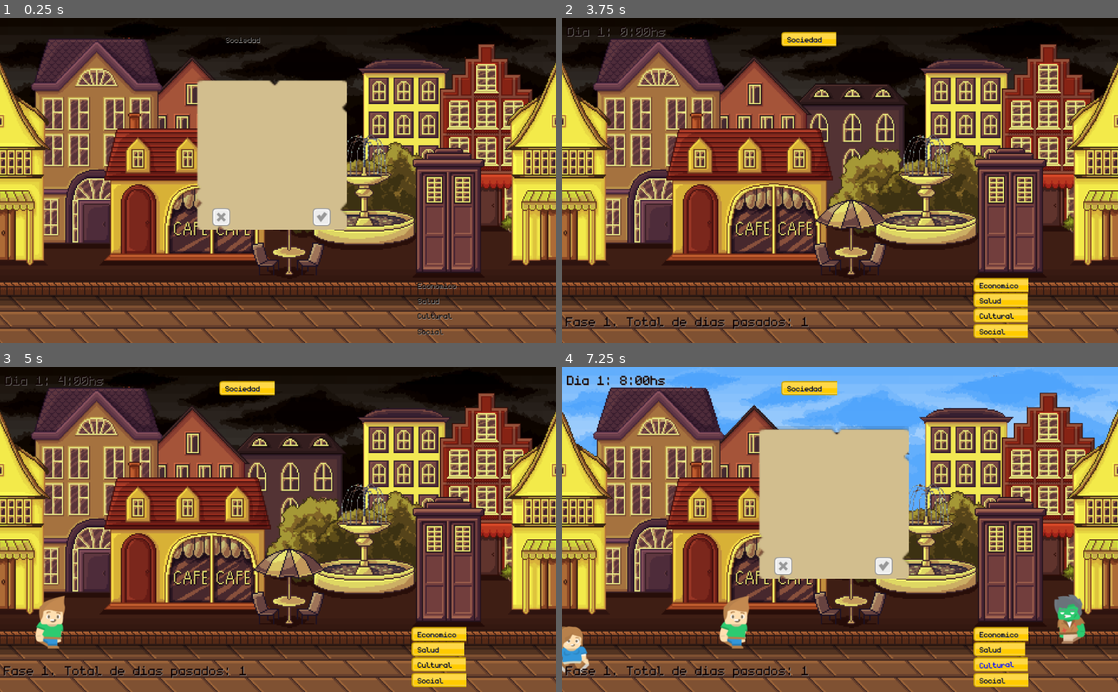
Above: before the commit, frames 1-4 (two rows, left to right).
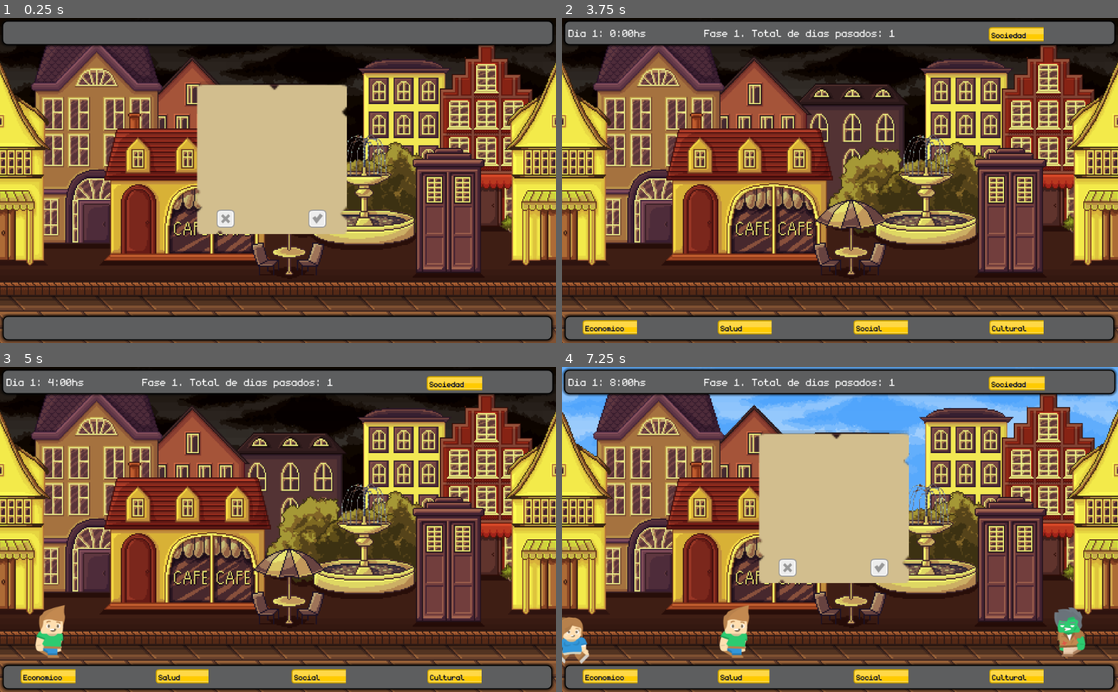
Above: after the commit, the same moments.

Repository: compumundohipermegaredUNQ/SimCovid-21
Game: Godot game, scene res://Main.tscn
Same seed, same stepped clock (60 frames per second), same inputs: the game is played once before the commit and once after it.
Inputs (mouse positions are in pixels of both pictures, inside the frame that each line leads up to; where the layout moved, square brackets give the same spot in the first picture):
- Up to frame 1 (0.25 s): no input
- Up to frame 2 (3.75 s): click (878, 219) [884, 216] at 0.5 s; click (789, 219) [784, 216] at 1.25 s; click (878, 219) [884, 216] at 2 s; click (789, 219) [784, 216] at 2.75 s; click (878, 219) [884, 216] at 3.5 s
- Up to frame 3 (5 s): no input
- Up to frame 4 (7.25 s): no input

The runs differ from the first frame. In frame 1, 17% of the frame differs, in the area x 0-100%, y 1-100%; in frame 2, 17%; in frame 3, 17%; in frame 4, 22%, in the area x 0-100%, y 0-100%.

Commit message:
Juego responsive

Diff:
--- a/Main.tscn
+++ b/Main.tscn
@@ -54,8 +54,10 @@
 
 [node name="Sky" type="TextureRect" parent="Background"]
 material = SubResource( 2 )
-margin_right = 1036.0
-margin_bottom = 607.0
+anchor_right = 1.0
+anchor_bottom = 1.0
+margin_right = 1.0
+margin_bottom = 0.00012207
 texture = ExtResource( 7 )
 expand = true
 __meta__ = {
@@ -63,9 +65,11 @@
 }
 
 [node name="Street" type="TextureRect" parent="Background"]
+anchor_right = 1.001
+anchor_bottom = 1.0
 margin_left = -8.0
-margin_right = 1036.0
-margin_bottom = 605.0
+margin_right = -0.0350342
+margin_bottom = -1.99988
 texture = ExtResource( 1 )
 expand = true
 __meta__ = {
--- /dev/null
+++ b/assets/Bar/BoxStyle.tres
@@ -0,0 +1,15 @@
+[gd_resource type="StyleBoxFlat" format=2]
+
+[resource]
+bg_color = Color( 0.368627, 0.372549, 0.376471, 1 )
+border_width_left = 2
+border_width_top = 2
+border_width_right = 2
+border_width_bottom = 2
+border_color = Color( 0.00784314, 0.00784314, 0.00784314, 1 )
+corner_radius_top_left = 10
+corner_radius_top_right = 10
+corner_radius_bottom_right = 10
+corner_radius_bottom_left = 10
+shadow_color = Color( 0.0235294, 0.0235294, 0.0235294, 0.6 )
+shadow_size = 5
--- a/src/Bar/HealthBar.gd
+++ b/src/Bar/HealthBar.gd
@@ -1,4 +1,4 @@
-extends Node2D
+extends TextureProgress
 
 signal low_bar(bar_type, attempts)
 signal high_bar(bar_type)
@@ -34,14 +34,14 @@
 	self.connect("game_over", DeckOfCards, "game_over_card")
 
 func set_value(value:float):
-	healthbar.value = value
+	self.value = value
 	_update_healthbar()
 
 func get_value():
-	return healthbar.value
+	return self.value
 
 func get_healthbar_value():
-	return healthbar.value
+	return self.value
 
 func set_multiplier(deck_multiplier):
 	multiplier = deck_multiplier
@@ -56,14 +56,14 @@
 	speed_multiplier = hours_per_second
 
 func _is_low():
-	return healthbar.value < healthbar.max_value * 0.30
+	return self.value < self.max_value * 0.30
 
 func _is_high():
-	return healthbar.value > healthbar.max_value * 0.70
+	return self.value > self.max_value * 0.70
 
 func _update_value():
-	healthbar.value = healthbar.value + speed_multiplier * multiplier
-	if healthbar.value == 0:
+	self.value = self.value + speed_multiplier * multiplier
+	if self.value == 0:
 		emit_signal("game_over", healthbar_textlabel.text)
 	remaining_ticks_before_emit = clamp(remaining_ticks_before_emit-1, 0, 10)
 	if _can_emit():
@@ -76,7 +76,7 @@
 	_update_healthbar()
 
 func _is_at_max_value():
-	return healthbar.value == healthbar.max_value
+	return self.value == self.max_value
 
 func _can_emit():
 	return remaining_ticks_before_emit == 0
@@ -94,11 +94,11 @@
 	remaining_ticks_before_emit = 10
 
 func _update_healthbar():
-	healthbar.texture_progress = bar_green
-	if healthbar.value < healthbar.max_value * 0.7:
-		healthbar.texture_progress = bar_yellow
-	if healthbar.value < healthbar.max_value * 0.35:
-		healthbar.texture_progress = bar_red
+	self.texture_progress = bar_green
+	if self.value < self.max_value * 0.7:
+		self.texture_progress = bar_yellow
+	if self.value < self.max_value * 0.35:
+		self.texture_progress = bar_red
 
 func change_textlabel():
 	healthbar_textlabel.clear()
@@ -111,6 +111,6 @@
 	remaining_attempts = 3
 
 func restart():
-	healthbar.value = 50
+	self.value = 50
 	restart_attempts()
 	_restart_emit_count()
--- a/src/Bar/HealthBar.tscn
+++ b/src/Bar/HealthBar.tscn
@@ -9,28 +9,28 @@
 use_mipmaps = true
 font_data = ExtResource( 2 )
 
-[node name="HealthDisplay" type="Node2D"]
-position = Vector2( 862.051, 480.414 )
-z_index = 150
-script = ExtResource( 1 )
-
-[node name="HealthBar" type="TextureProgress" parent="."]
-margin_left = 1.18917
-margin_top = -8.01086e-05
-margin_right = 41.1892
-margin_bottom = 39.9999
+[node name="HealthBar" type="TextureProgress"]
+anchor_right = 1.0
+anchor_bottom = 1.0
+margin_left = 1.0
+margin_right = -2.0
+margin_bottom = -3.0
+rect_clip_content = true
 step = 0.001
 value = 50.0
 tint_under = Color( 0.027451, 0, 0, 1 )
+script = ExtResource( 1 )
 __meta__ = {
 "_edit_use_anchors_": false
 }
 
 [node name="HealthBarLabel" type="RichTextLabel" parent="."]
-margin_left = 12.0
-margin_top = 3.75513
-margin_right = 125.0
-margin_bottom = 21.7551
+anchor_right = 0.96
+anchor_bottom = 0.938
+margin_left = 5.0
+margin_top = 5.0
+margin_right = -0.440063
+margin_bottom = -0.319946
 custom_fonts/normal_font = SubResource( 1 )
 custom_colors/default_color = Color( 0, 0, 0, 1 )
 custom_colors/font_color_shadow = Color( 0.635294, 0.627451, 0.627451, 1 )
--- a/src/Bar/HealthBarGroup.gd
+++ b/src/Bar/HealthBarGroup.gd
@@ -1,10 +1,10 @@
-extends Node2D
+extends Control
 
-onready var cultural_bar = $Cultural
-onready var economia_bar = $Economico
-onready var salud_bar = $Salud
-onready var social_bar = $Social
-onready var overall_bar = $OverallBar
+onready var cultural_bar = $BottomPanel/HBoxContainer/Cultural
+onready var economia_bar = $BottomPanel/HBoxContainer/Economico
+onready var salud_bar = $BottomPanel/HBoxContainer/Salud
+onready var social_bar = $BottomPanel/HBoxContainer/Social
+onready var overall_bar = $TopPanel/HBoxContainer/OverallBar
 var global_timer
 var pedestrian_spawner
 
--- a/src/Bar/HealthBarGroup.tscn
+++ b/src/Bar/HealthBarGroup.tscn
@@ -1,36 +1,144 @@
-[gd_scene load_steps=3 format=2]
+[gd_scene load_steps=7 format=2]
 
 [ext_resource path="res://src/Bar/HealthBar.tscn" type="PackedScene" id=1]
 [ext_resource path="res://src/Bar/HealthBarGroup.gd" type="Script" id=2]
+[ext_resource path="res://assets/Bar/BoxStyle.tres" type="StyleBox" id=3]
+[ext_resource path="res://assets/Fonts/monogram.ttf" type="DynamicFontData" id=4]
 
-[node name="HealthBarGroup" type="Node2D"]
-z_index = 150
+[sub_resource type="DynamicFont" id=1]
+size = 30
+font_data = ExtResource( 4 )
+
+[sub_resource type="DynamicFont" id=2]
+size = 30
+font_data = ExtResource( 4 )
+
+[node name="HealthBarGroup" type="Control"]
+anchor_right = 1.0
+anchor_bottom = 1.0
 script = ExtResource( 2 )
+__meta__ = {
+"_edit_use_anchors_": false
+}
 
-[node name="Cultural" parent="." instance=ExtResource( 1 )]
-position = Vector2( 757.4, 536.307 )
-multiplier = 0.5
-label = "Cultural"
-percentage = 0.1
+[node name="TopPanel" type="Panel" parent="."]
+anchor_right = 1.0
+margin_left = 4.0
+margin_top = 5.0
+margin_right = -5.0
+margin_bottom = 50.0
+custom_styles/panel = ExtResource( 3 )
+__meta__ = {
+"_edit_use_anchors_": false
+}
 
-[node name="Economico" parent="." instance=ExtResource( 1 )]
-position = Vector2( 757.4, 480.414 )
+[node name="HBoxContainer" type="HBoxContainer" parent="TopPanel"]
+anchor_right = 1.0
+margin_left = 8.0
+margin_top = 10.0
+margin_right = -8.0
+margin_bottom = 40.0
+size_flags_vertical = 4
+custom_constants/separation = 2
+__meta__ = {
+"_edit_use_anchors_": false
+}
+
+[node name="Clock" type="RichTextLabel" parent="TopPanel/HBoxContainer"]
+margin_right = 248.0
+margin_bottom = 30.0
+size_flags_horizontal = 7
+size_flags_vertical = 7
+size_flags_stretch_ratio = 0.5
+custom_fonts/normal_font = SubResource( 1 )
+
+[node name="Fase" type="RichTextLabel" parent="TopPanel/HBoxContainer"]
+margin_left = 250.0
+margin_right = 748.0
+margin_bottom = 30.0
+size_flags_horizontal = 7
+size_flags_vertical = 5
+custom_fonts/normal_font = SubResource( 2 )
+
+[node name="OverallBar" parent="TopPanel/HBoxContainer" instance=ExtResource( 1 )]
+anchor_right = 0.0
+anchor_bottom = 0.0
+margin_left = 874.0
+margin_top = 14.0
+margin_right = 875.0
+margin_bottom = 15.0
+size_flags_horizontal = 6
+size_flags_vertical = 4
+size_flags_stretch_ratio = 0.5
+label = "Sociedad"
+
+[node name="BottomPanel" type="Panel" parent="."]
+anchor_top = 1.0
+anchor_right = 1.0
+anchor_bottom = 1.0
+margin_left = 5.0
+margin_top = -50.0
+margin_right = -7.0
+margin_bottom = -5.0
+custom_styles/panel = ExtResource( 3 )
+__meta__ = {
+"_edit_use_anchors_": false
+}
+
+[node name="HBoxContainer" type="HBoxContainer" parent="BottomPanel"]
+anchor_top = 1.0
+anchor_right = 1.0
+anchor_bottom = 1.0
+margin_left = 10.0
+margin_top = -37.0
+margin_right = -6.0
+margin_bottom = -3.0
+size_flags_vertical = 4
+custom_constants/separation = 3
+alignment = 1
+__meta__ = {
+"_edit_use_anchors_": false
+}
+
+[node name="Economico" parent="BottomPanel/HBoxContainer" instance=ExtResource( 1 )]
+anchor_right = 0.0
+anchor_bottom = 0.0
+margin_left = 122.0
+margin_right = 123.0
+margin_bottom = 34.0
+size_flags_horizontal = 6
 label = "Economico"
 percentage = 0.3
 
-[node name="Salud" parent="." instance=ExtResource( 1 )]
-position = Vector2( 757.4, 507.766 )
-z_index = 0
+[node name="Salud" parent="BottomPanel/HBoxContainer" instance=ExtResource( 1 )]
+anchor_right = 0.0
+anchor_bottom = 0.0
+margin_left = 372.0
+margin_right = 373.0
+margin_bottom = 34.0
+size_flags_horizontal = 6
 multiplier = -1.0
 label = "Salud"
 percentage = 0.4
 
-[node name="Social" parent="." instance=ExtResource( 1 )]
-position = Vector2( 757.4, 564.847 )
+[node name="Social" parent="BottomPanel/HBoxContainer" instance=ExtResource( 1 )]
+anchor_right = 0.0
+anchor_bottom = 0.0
+margin_left = 622.0
+margin_right = 623.0
+margin_bottom = 34.0
+size_flags_horizontal = 6
 multiplier = -0.5
 label = "Social"
 percentage = 0.2
 
-[node name="OverallBar" parent="." instance=ExtResource( 1 )]
-position = Vector2( 403.017, 26.1367 )
-label = "Sociedad"
+[node name="Cultural" parent="BottomPanel/HBoxContainer" instance=ExtResource( 1 )]
+anchor_right = 0.0
+anchor_bottom = 0.0
+margin_left = 872.0
+margin_right = 873.0
+margin_bottom = 34.0
+size_flags_horizontal = 6
+multiplier = 0.5
+label = "Cultural"
+percentage = 0.1
--- a/src/Card/Card.gd
+++ b/src/Card/Card.gd
@@ -1,4 +1,4 @@
-extends Node2D
+extends Control
 
 # El valor representativo de la barra es la posición del hijo en la que se
 # encuentra en el panel de escenas de HealthBarGroup, por ejemplo "Social" es el
@@ -21,7 +21,7 @@
 func initialize(type, description, multipliers, main, has_lost = false) -> void:
 	card_type = type
 	card_multipliers = multipliers
-	bar_group = main.get_child(2)
+	bar_group = main.get_child(4)
 	$TextLabel.text = description
 	game_over = has_lost
 	main_node = main
--- a/src/Card/CardBase.tscn
+++ b/src/Card/CardBase.tscn
@@ -12,20 +12,39 @@
 size = 24
 font_data = ExtResource( 1 )
 
-[node name="CardBase" type="Node2D"]
-z_index = 500
+[node name="CardBase" type="Control"]
+anchor_right = 1.0
+anchor_bottom = 1.0
 script = ExtResource( 2 )
+__meta__ = {
+"_edit_use_anchors_": false
+}
 
-[node name="Card" type="Sprite" parent="."]
-position = Vector2( 500, 250 )
-scale = Vector2( 3, 3 )
+[node name="TextureRect" type="TextureRect" parent="."]
+anchor_left = 0.5
+anchor_top = 0.5
+anchor_right = 0.5
+anchor_bottom = 0.5
+margin_left = -151.786
+margin_top = -183.338
+margin_right = -58.7864
+margin_bottom = -89.3378
+rect_scale = Vector2( 3, 3 )
 texture = ExtResource( 5 )
+stretch_mode = 4
+__meta__ = {
+"_edit_use_anchors_": false
+}
 
 [node name="CheckButton" type="TextureButton" parent="."]
-margin_left = 575.0
-margin_top = 350.0
-margin_right = 625.0
-margin_bottom = 400.0
+anchor_left = 0.5
+anchor_top = 0.5
+anchor_right = 0.5
+anchor_bottom = 0.5
+margin_left = 55.3167
+margin_top = 52.6983
+margin_right = 105.317
+margin_bottom = 102.698
 rect_scale = Vector2( 0.7, 0.7 )
 texture_normal = ExtResource( 4 )
 texture_pressed = ExtResource( 7 )
@@ -38,10 +57,14 @@
 }
 
 [node name="XButton" type="TextureButton" parent="."]
-margin_left = 390.0
-margin_top = 350.0
-margin_right = 440.0
-margin_bottom = 400.0
+anchor_left = 0.5
+anchor_top = 0.5
+anchor_right = 0.5
+anchor_bottom = 0.5
+margin_left = -114.224
+margin_top = 52.6983
+margin_right = -64.2237
+margin_bottom = 102.698
 grow_horizontal = 0
 grow_vertical = 0
 rect_scale = Vector2( 0.7, 0.7 )
@@ -56,10 +79,14 @@
 }
 
 [node name="TextLabel" type="Label" parent="."]
-margin_left = 375.0
-margin_top = 200.0
-margin_right = 630.0
-margin_bottom = 214.0
+anchor_left = 0.5
+anchor_top = 0.5
+anchor_right = 0.5
+anchor_bottom = 0.5
+margin_left = -138.737
+margin_top = -97.9234
+margin_right = 116.263
+margin_bottom = -77.9234
 grow_vertical = 2
 custom_fonts/font = SubResource( 1 )
 custom_colors/font_color = Color( 0.317647, 0.254902, 0.254902, 1 )
@@ -71,7 +98,6 @@
 __meta__ = {
 "_edit_use_anchors_": false
 }
-
 [connection signal="pressed" from="CheckButton" to="." method="_on_CheckButton_pressed"]
 [connection signal="ready" from="CheckButton" to="." method="_on_CheckButton_ready"]
 [connection signal="pressed" from="XButton" to="." method="_on_XButton_pressed"]
--- a/src/City/Pedestrians/PedestrianSpawner.gd
+++ b/src/City/Pedestrians/PedestrianSpawner.gd
@@ -3,13 +3,12 @@
 export (PackedScene) var PedestrianScene
 
 onready var rng = RandomNumberGenerator.new()
-onready var screenSize = get_viewport().get_visible_rect().size
-onready var min_y_position = screenSize.y * 0.76
-onready var max_y_position = screenSize.y * 0.9
-onready var y_position_diff = max_y_position - min_y_position
-onready var x_positions = [screenSize.x + 40, -10.0]
 const nightfall_movement = 0.3
 const sunrise_movement = 1
+var min_y_position
+var max_y_position
+var y_position_diff
+var x_positions
 var movement_percentage = 0.3
 var salud_bar_value = 0.5
 var timer
@@ -21,6 +20,7 @@
 	timer.connect("timeout", self, "spawn_pedestrian")
 
 func spawn_pedestrian():
+	_set_position()
 	randomize()
 	if randf() < movement_percentage:
 		var person = PedestrianScene.instance()
@@ -53,3 +53,10 @@
 func is_sick():
 	randomize()
 	return randf() > salud_bar_value
+
+func _set_position():
+	var screenSize = get_viewport().get_visible_rect().size
+	min_y_position = screenSize.y * 0.8
+	max_y_position = screenSize.y - 100
+	y_position_diff = max_y_position - min_y_position
+	x_positions = [screenSize.x + 40, -10.0]
--- a/src/Clock/Clock.gd
+++ b/src/Clock/Clock.gd
@@ -1,7 +1,7 @@
 extends Node2D
 
-onready var clock_label = $ClockLabel
-onready var fase_label = $FaseLabel
+#onready var clock_label = $ClockLabel
+#onready var fase_label = $FaseLabel
 
 export (float) var seconds_per_day = 5
 
@@ -10,6 +10,8 @@
 var hours_per_second
 var pedestrian_spawner
 var round_num = 1
+var clock_label
+var fase_label
 
 signal day_change
 signal speed_updated
@@ -22,7 +24,9 @@
 	if(hour_count == 8 ):
 		emit_signal("morning")
 
-func initialize(timer:Timer, spawner):
+func initialize(timer:Timer, spawner, clock, fase):
+	clock_label = clock
+	fase_label = fase
 	pedestrian_spawner = spawner
 	set_seconds_per_day(seconds_per_day)
 	_do_update()
--- a/src/Main.gd
+++ b/src/Main.gd
@@ -2,6 +2,8 @@
 
 onready var timer = $Timer
 onready var healt_bar_group = $HealthBarGroup
+onready var clock_label = $HealthBarGroup/TopPanel/HBoxContainer/Clock
+onready var fase_label = $HealthBarGroup/TopPanel/HBoxContainer/Fase
 onready var clock = $Clock
 onready var pedestrian_spawner = $PedestrianSpawner
 onready var background = $Background
@@ -14,7 +16,7 @@
 	$DeckOfCards.scale.y = 2
 
 func _startGame(multipliers):
-	clock.initialize(timer, pedestrian_spawner)
+	clock.initialize(timer, pedestrian_spawner, clock_label, fase_label)
 	background.initialize(clock)
 	# Esto eventualmente se elegirá desde el menú antes de arrancar
 	pedestrian_spawner.initialize(timer, self)
Binary file added: assets/Bar/panel_rect.png
Not shown, added: assets/Bar/panel_rect.png.import
